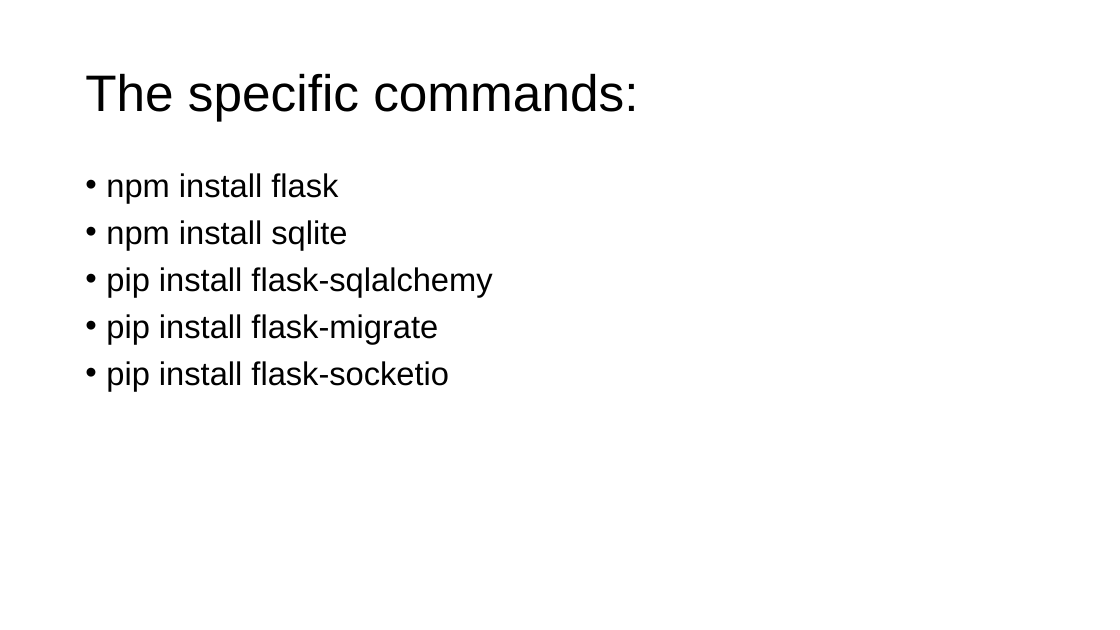
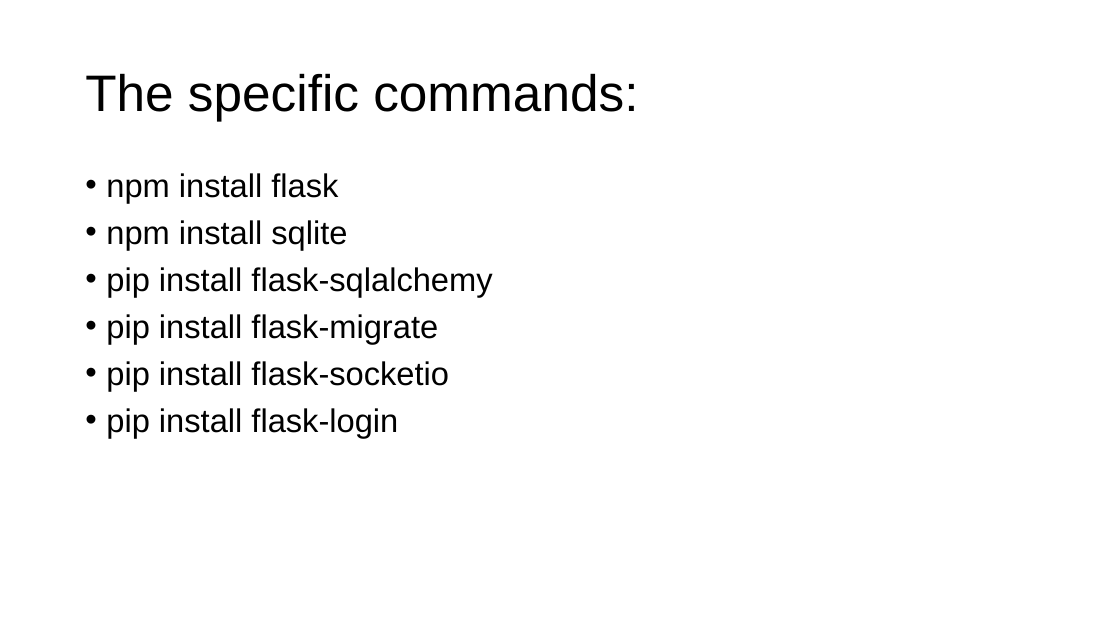
Before and after one commit to gmfk07/iu2018-backend, a slide deck: slide 3 of iu-spec-backend.pptx. Drawn at 1120x630 pixels with LibreOffice and Linux fonts; fonts in the diff are those of the drawing. Boxes give left, top, right and bottom in pixels: in the first picture for what was removed or moved away, otherwise in the second. Text is boxed around its words. In the diff, an @@ line names an element or a change of style, - is before the commit and + after.

Commit message:
Login

```diff
--- a/iu-spec-backend.pptx
+++ b/iu-spec-backend.pptx
@@ text at bbox=[106, 408, 398, 437]: paragraph added @@
+• pip install flask-login
```
Also in this commit, not shown: 4 other slides changed, 4 other files.
